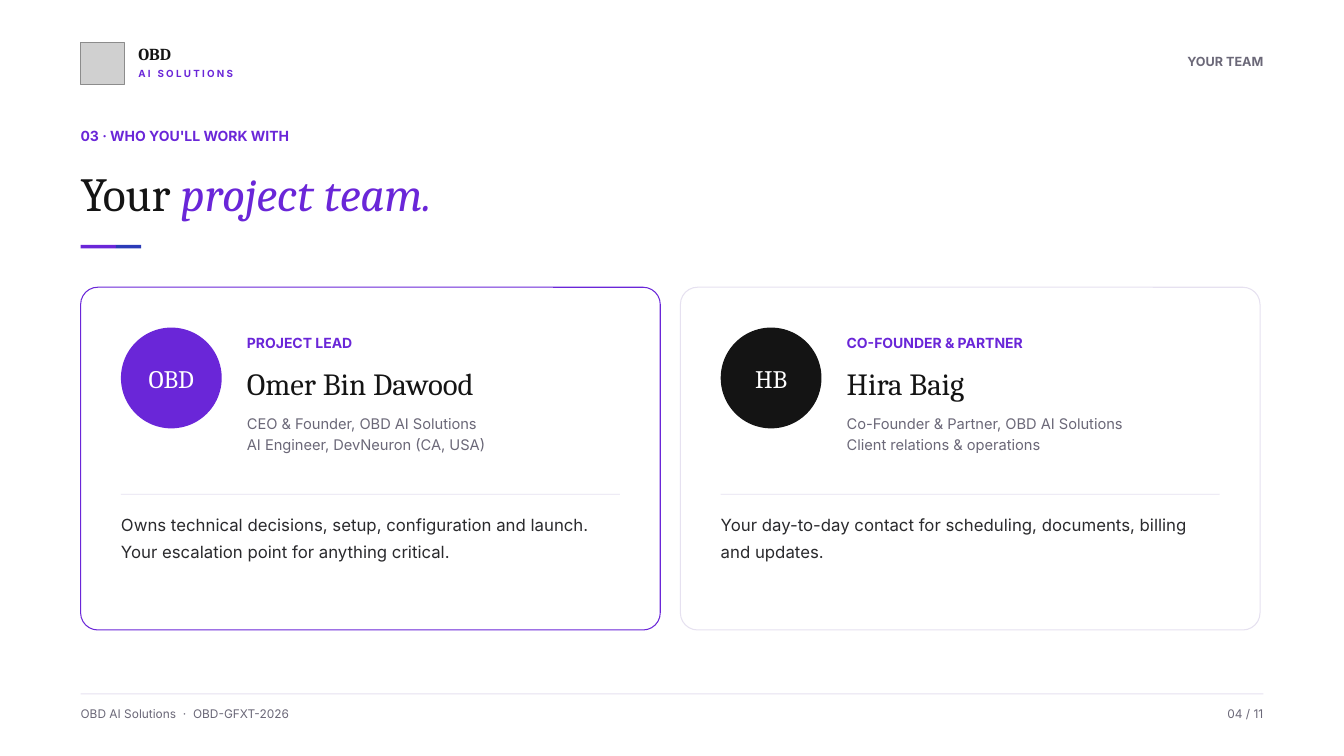
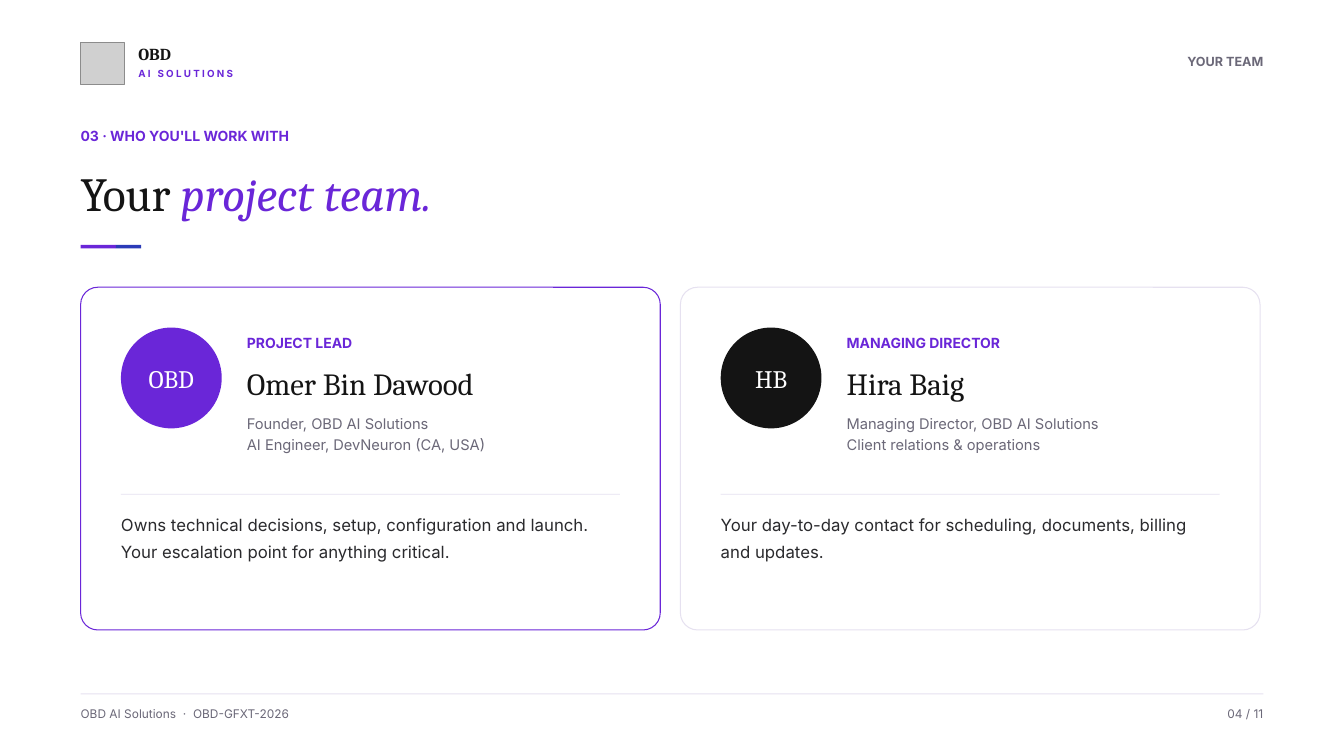
Before and after one commit to dev-qaamqaaj/website-docs, a slide deck: slide 4 of GFX-T Onboarding Kit/PPT/00 - Kickoff Deck.pptx. Drawn at 1344x756 pixels with LibreOffice and Linux fonts; fonts in the diff are those of the drawing; grey boxes stand for pictures. Boxes give left, top, right and bottom in pixels: in the first picture for what was removed or moved away, otherwise in the second. Text is boxed around its words. In the diff, an @@ line names an element or a change of style, - is before the commit and + after.

```diff
--- a/GFX-T Onboarding Kit/PPT/00 - Kickoff Deck.pptx
+++ b/GFX-T Onboarding Kit/PPT/00 - Kickoff Deck.pptx
@@ text at box(847, 337, 1000, 348): text changed @@
-CO-FOUNDER & PARTNER
+MANAGING DIRECTOR
@@ text at box(247, 418, 429, 432): text changed @@
-CEO & Founder, OBD AI Solutions
+Founder, OBD AI Solutions
@@ text at box(847, 418, 1099, 432): text changed @@
-Co-Founder & Partner, OBD AI Solutions
+Managing Director, OBD AI Solutions
```
Also in this commit, not shown: 2 other slides changed, 15 other files.
